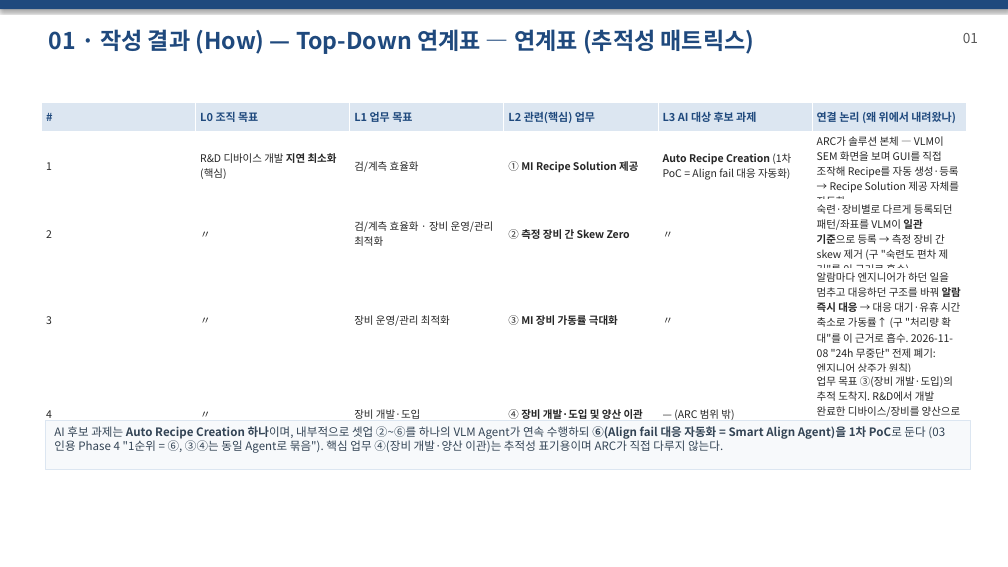
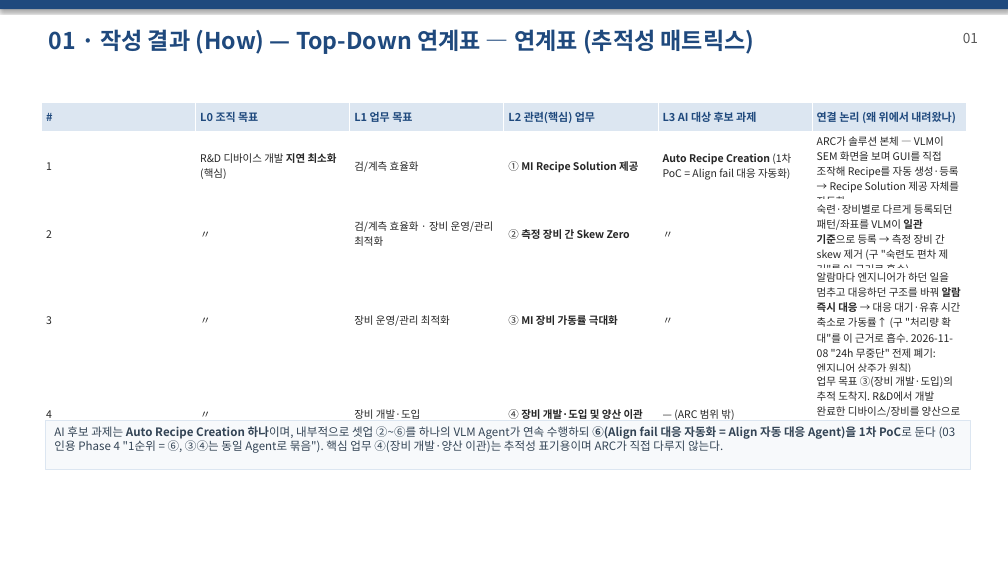
Before and after one commit to DarrenKoi/pm_notes, a slide deck: slide 5 of my-task/AIX_POC/프로젝트_smart_align_agent/07-적용_CDSEM_실행기획_세트.pptx. Drawn at 1008x567 pixels with LibreOffice and Linux fonts; fonts in the diff are those of the drawing. Boxes give left, top, right and bottom in pixels: in the first picture for what was removed or moved away, otherwise in the second. Text is boxed around its words. In the diff, an @@ line names an element or a change of style, - is before the commit and + after.

```diff
--- a/my-task/AIX_POC/프로젝트_smart_align_agent/07-적용_CDSEM_실행기획_세트.pptx
+++ b/my-task/AIX_POC/프로젝트_smart_align_agent/07-적용_CDSEM_실행기획_세트.pptx
@@ text in rectangle at bbox=[54, 426, 956, 453]: text changed @@
-AI 후보 과제는 Auto Recipe Creation 하나이며, 내부적으로 셋업 ②~⑥를 하나의 VLM Agent가 연속 수행하되 ⑥(Align fail 대응 자동화 = Smart Align Agent)을 1차 PoC로 둔다 (03 인용 Phase 4 "1순위 = ⑥, ③④는 동일 Agent로 묶음"). 핵심 업무 ④(장비 개발·양산 이관)는 추적성 표기용이며 ARC가 직접 다루지 않는다.
+AI 후보 과제는 Auto Recipe Creation 하나이며, 내부적으로 셋업 ②~⑥를 하나의 VLM Agent가 연속 수행하되 ⑥(Align fail 대응 자동화 = Align 자동 대응 Agent)을 1차 PoC로 둔다 (03 인용 Phase 4 "1순위 = ⑥, ③④는 동일 Agent로 묶음"). 핵심 업무 ④(장비 개발·양산 이관)는 추적성 표기용이며 ARC가 직접 다루지 않는다.
```
Also in this commit, not shown: 1 other slide changed, 14 other files.
